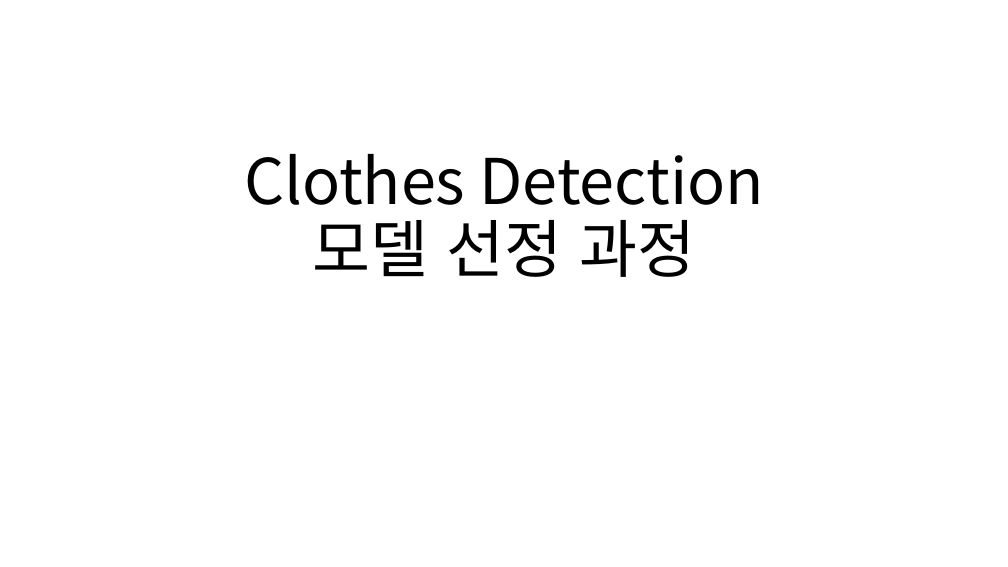
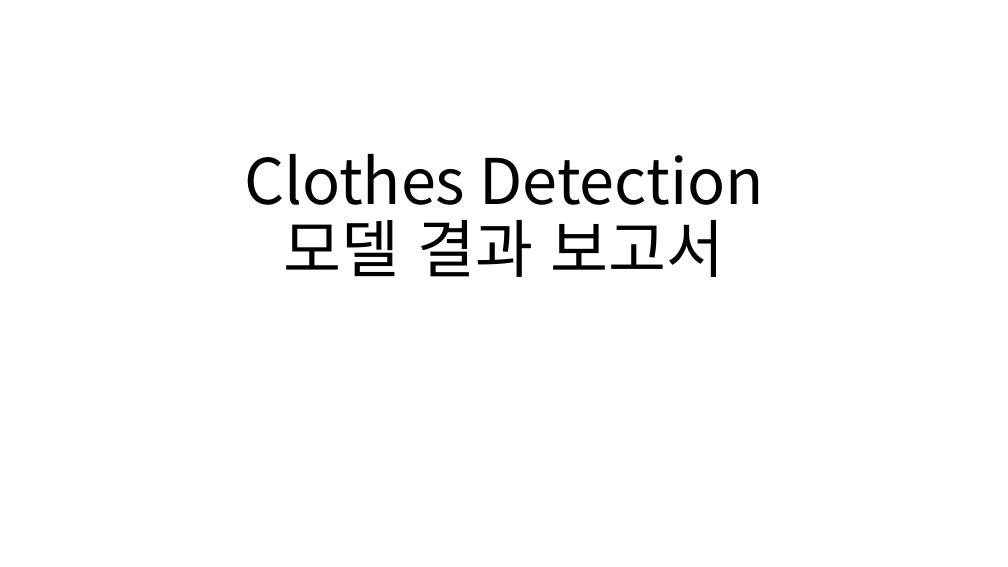
Before and after one commit to Playdata-G-DA35/DA35-final-team2-Item_Classification_RPA, a slide deck: slide 1 of documents/Clothes Detection 모델 보고서.pptx. Drawn at 1008x567 pixels with LibreOffice and Linux fonts; fonts in the diff are those of the drawing. Boxes give left, top, right and bottom in pixels: in the first picture for what was removed or moved away, otherwise in the second. Text is boxed around its words. In the diff, an @@ line names an element or a change of style, - is before the commit and + after.

```diff
--- a/documents/Clothes Detection 모델 보고서.pptx
+++ b/documents/Clothes Detection 모델 보고서.pptx
@@ title at [244, 154, 764, 277]: text changed @@
-Clothes Detection
-모델 선정 과정
+Clothes Detection
+모델 결과 보고서
```
Also in this commit, not shown: 7 other slides changed, 4 slides added, 1 slide removed, 1 other file.
